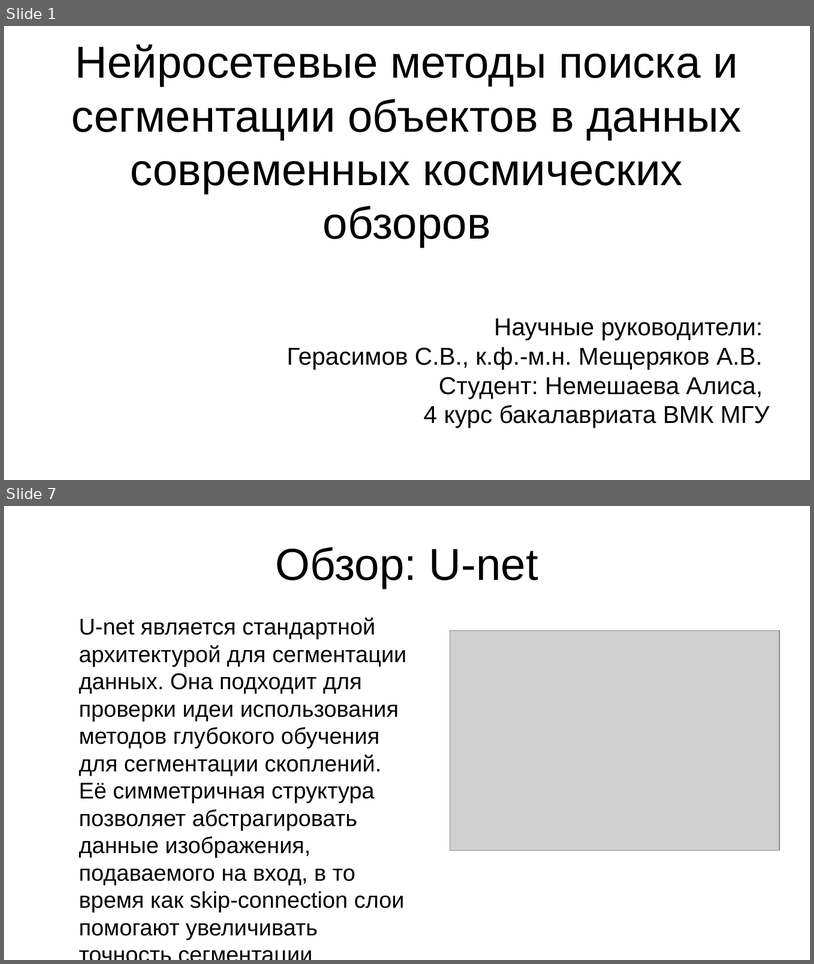
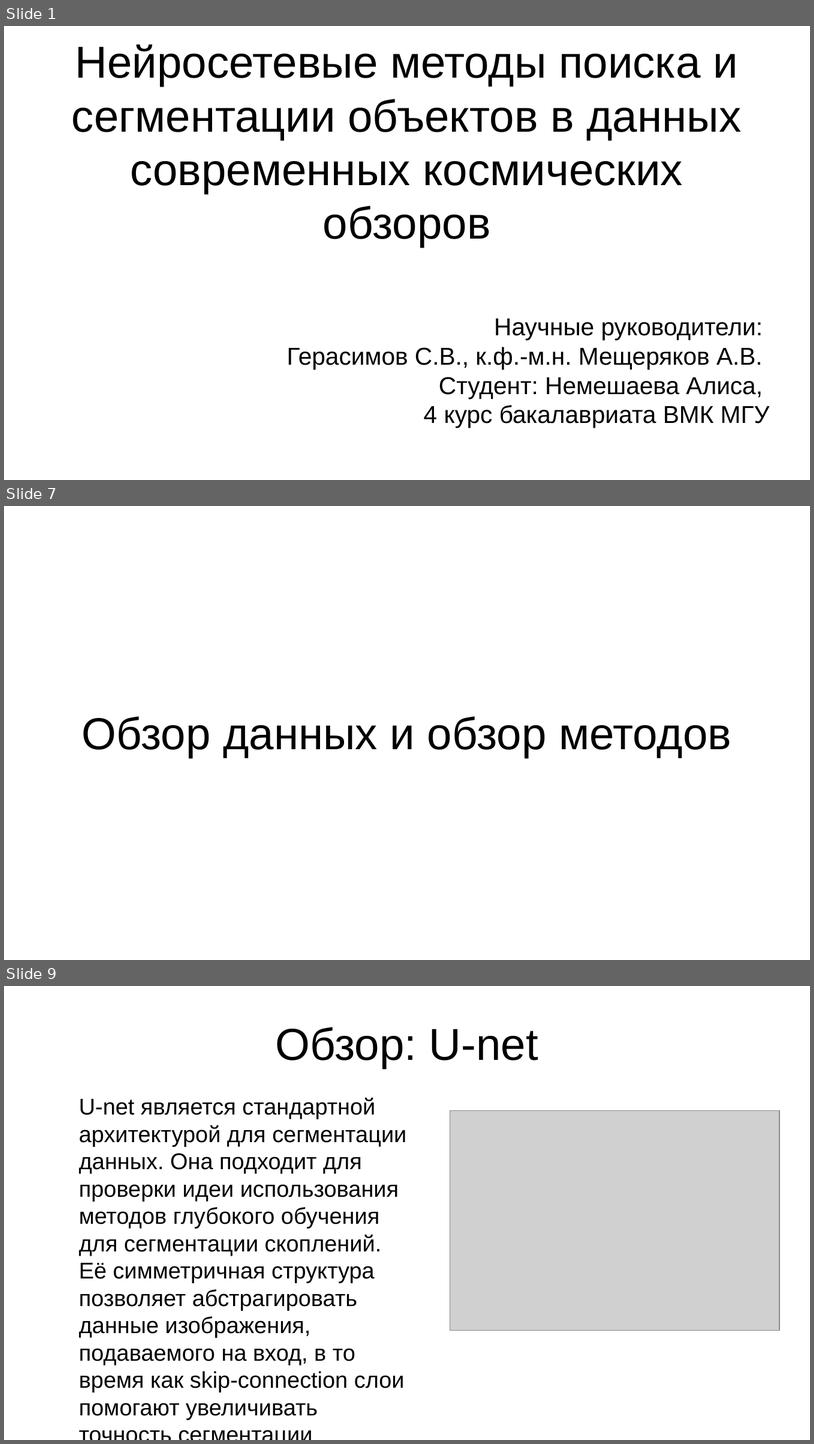
Before and after one commit to rt2122/data-segmentation-2, a slide deck: text/sem.odp. Shown one above the other, each under a label of ours: slides 1 and 7 before the commit, slides 1, 7 and 9 after it; the slides between them are not shown. The pictures are 814x964 and 814x1444 pixels, drawn with LibreOffice and Linux fonts; fonts in the diff are those of the drawing; grey boxes stand for pictures. Boxes give left, top, right and bottom in pixels: in the first picture for what was removed or moved away, otherwise in the second. Text is boxed around its words. In the diff, an @@ line names an element or a change of style, - is before the commit and + after.

```diff
--- a/text/sem.odp
+++ b/text/sem.odp
@@ slide 7 added at (4,506,810,960), background #FFFFFF @@
@@ title added at (81,716,732,757), 44 pt, text #000000 @@
+Обзор данных и обзор методов
@@ what was slide 7 is now slide 9 @@
```
Also in this commit, not shown: 7 slides changed, 9 other slides added, 8 other files.
